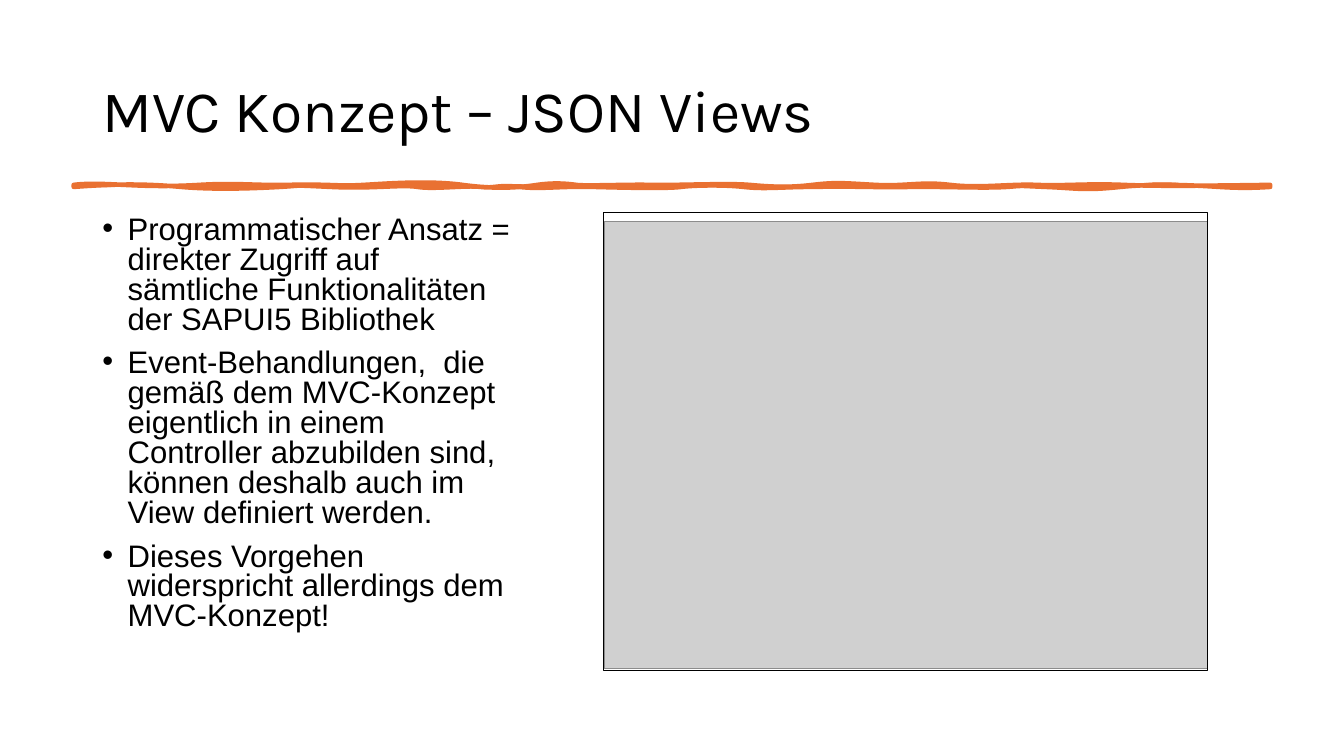
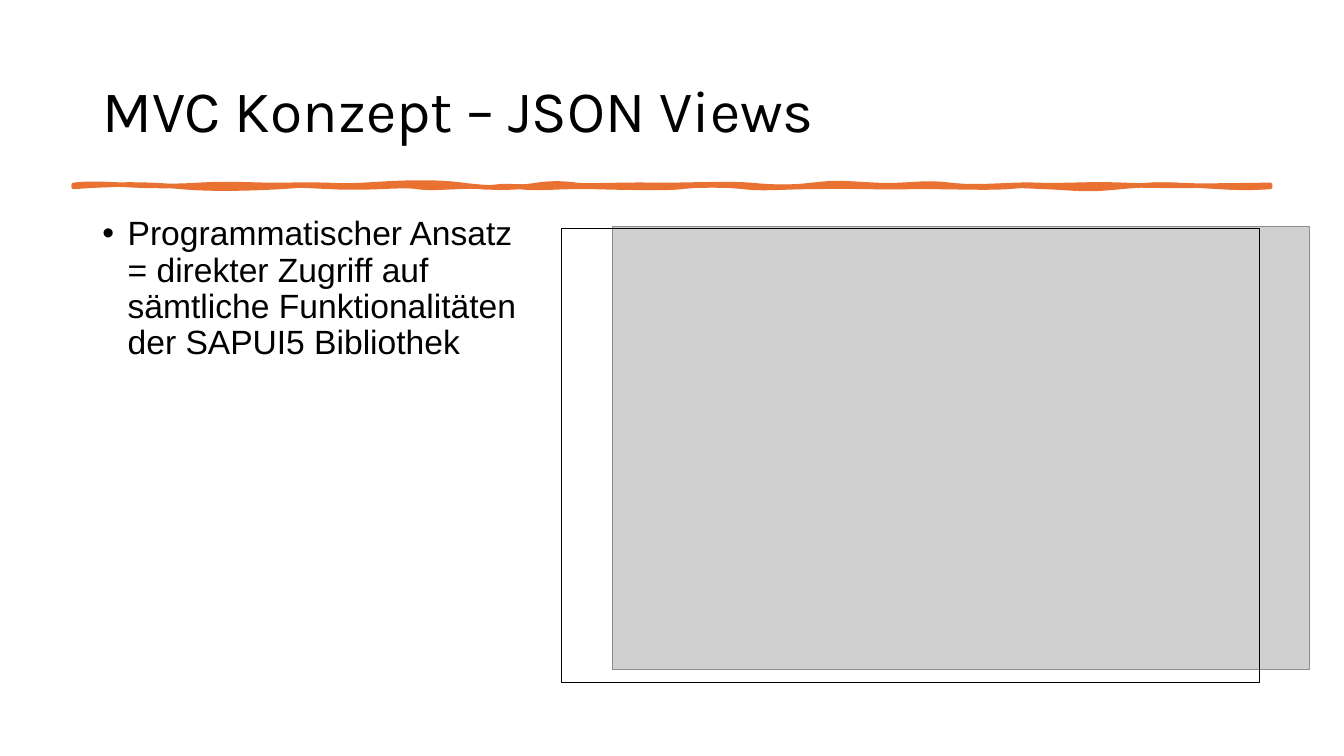
Before and after one commit to MatLange/SAPTraining, a slide deck: slide 39 of Tag01_SAPUI5-Fiori_DE.pptx. Drawn at 1344x756 pixels with LibreOffice and Linux fonts; fonts in the diff are those of the drawing; grey boxes stand for pictures. Boxes give left, top, right and bottom in pixels: in the first picture for what was removed or moved away, otherwise in the second. Text is boxed around its words. In the diff, an @@ line names an element or a change of style, - is before the commit and + after.

```diff
--- a/Tag01_SAPUI5-Fiori_DE.pptx
+++ b/Tag01_SAPUI5-Fiori_DE.pptx
@@ text "Programmatischer Ansatz = direkter Zugriff ..." at (x1=128, y1=220, x2=516, y2=355): size 22.2 to 24 pt; line spacing 0.8 to 0.9 @@
@@ freeform shape resized from (x1=604, y1=213, x2=1209, y2=671) to (x1=562, y1=229, x2=1260, y2=684) @@
@@ picture resized from (x1=604, y1=221, x2=1207, y2=668) to (x1=613, y1=227, x2=1310, y2=669) @@
@@ text at (x1=128, y1=350, x2=503, y2=633): paragraphs removed @@
-• Event-Behandlungen, die gemäß dem MVC-Konzept eigentlich in einem Controller abzubilden sind, können deshalb auch im View definiert werden.
-• Dieses Vorgehen widerspricht allerdings dem MVC-Konzept!
```
Also in this commit, not shown: 14 other slides changed, 2 other files.
